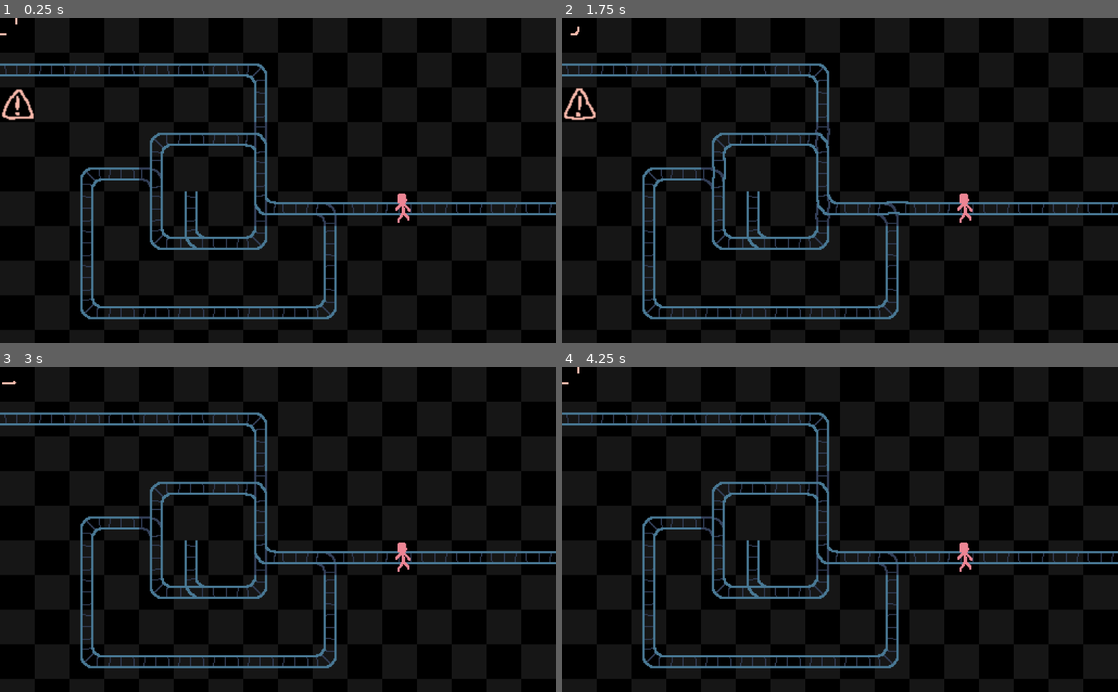
Above: before the commit, frames 1-4 (two rows, left to right).
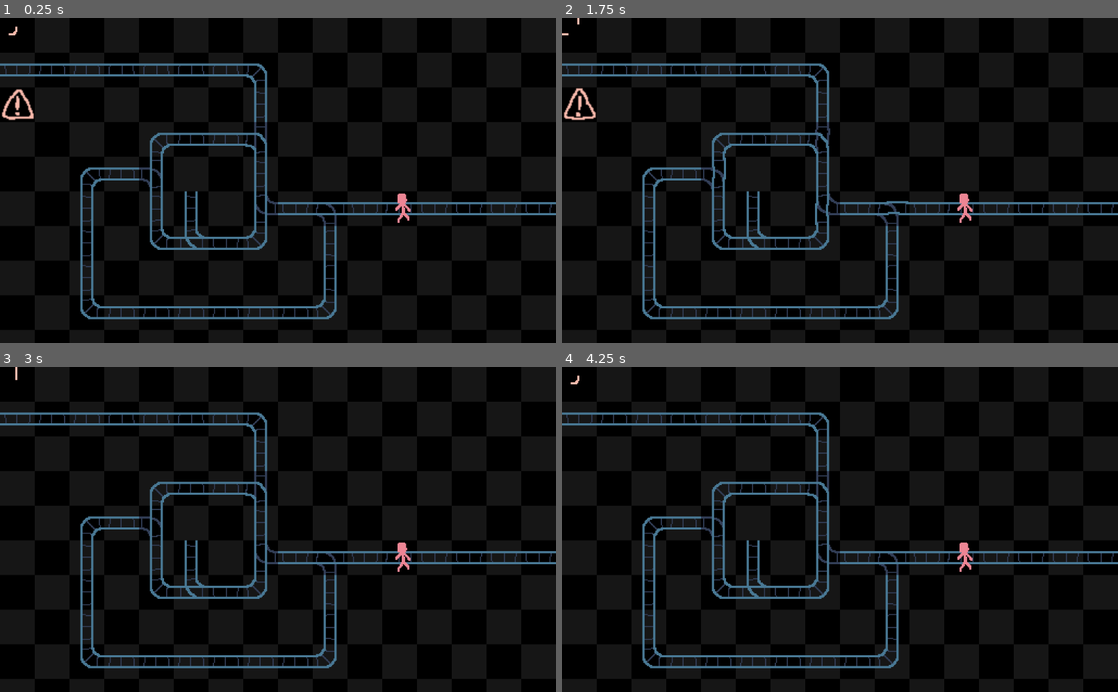
Above: after the commit, the same moments.

Repository: albertnez/ld50
Game: Godot game, scene res://scenes/levels/easy/wider_reverse.tscn
The game is run twice, just before and just after one commit, with the same random seed, the same clock (stepped at 60 frames per second) and the same inputs. This scene is started directly instead of the project's main scene.
Inputs (mouse positions are in pixels of both pictures, inside the frame that each line leads up to):
- Up to frame 1 (0.25 s): no input
- Up to frame 2 (1.75 s): tap Enter (restart) at 0.5 s; move the mouse to (962, 164) at 0.52 s; hold Right (ui_right) 0.53-1.28 s; move the mouse to (728, 196) at 1.27 s; hold Down (ui_down) from 1.28 s (still down)
- Up to frame 3 (3 s): move the mouse to (333, 458) at 2.02 s; release Down (ui_down) at 2.03 s; hold Right (ui_right) 2.03-2.78 s; move the mouse to (250, 594) at 2.77 s; hold F (fast_forward) from 2.78 s (still down)
- Up to frame 4 (4.25 s): move the mouse to (1006, 578) at 3.52 s; release F (fast_forward) at 3.53 s; hold Left (ui_left) from 3.53 s (still down)

The runs differ from the first frame. In frame 1, 0.2% of the frame differs, in the area x 0-50%, y 0-65%; in frame 2, 0.2%; in frame 3, 0.2%; in frame 4, 0.2%.

Commit message:
update levels

Diff:
--- a/scenes/global_state.gd
+++ b/scenes/global_state.gd
@@ -47,10 +47,10 @@
 	preload("res://scenes/levels/easy/wider_reverse.tscn"),
 
 	# Medium
+	preload("res://scenes/levels/medium/reverse_with_detour.tscn"),
 	preload("res://scenes/levels/medium/two_train_delay_one.tscn"),
 
 	# Others
-	preload("res://scenes/levels/level08.tscn"),
 	#10
 	preload("res://scenes/levels/medium/density.tscn"),
 	# Hard
--- a/scenes/levels/easy/wider_reverse.tscn
+++ b/scenes/levels/easy/wider_reverse.tscn
@@ -3,7 +3,7 @@
 [ext_resource path="res://scenes/tilemap.tscn" type="PackedScene" id=1]
 
 [node name="TileMap" instance=ExtResource( 1 )]
-tile_data = PoolIntArray( 4, 536870913, 131072, 131071, 1, 1 …(463 unchanged characters)… 5, -1073741823, 0, 327687, -2147483647, 2, 327688, 1, 0, 327689, 1, 1, 327690, 53 …(455 unchanged characters)…
+tile_data = PoolIntArray( 4, 536870913, 131072, 131071, 1, 1 …(463 unchanged characters)… 5, -1073741823, 0, 327687, -2147483647, 1, 327688, 1, 0, 327689, 1, 1, 327690, 53 …(455 unchanged characters)…
 TROLLEY_WAIT_TIME = 3.0
 
 [node name="DefaultLabel" parent="Control" index="0"]
@@ -13,7 +13,7 @@
 margin_bottom = 66.0
 
 [node name="ActionHoverIndicator" parent="." index="5"]
-frame = 3
+frame = 8
 
 [node name="LevelTileHintSprite" parent="." index="7"]
-frame = 8
+frame = 0
--- a/scenes/levels/level08.tscn
+++ /dev/null
@@ -1,19 +0,0 @@
-[gd_scene load_steps=2 format=2]
-
-[ext_resource path="res://scenes/tilemap.tscn" type="PackedScene" id=1]
-
-[node name="TileMap" instance=ExtResource( 1 )]
-tile_data = PoolIntArray( 4, 536870913, 131072, 65540, 536870913, 3, 65541, 536870913, 0, 65542, -536870911, 3, 131074, 536870913, 3, 131075, 536870913, 0, 131076, -536870911, 2, 131078, -536870911, 0, 196608, 1, 196609, 196610, -536870911, 0, 196612, -2147483647, 0, 196614, -536870911, 0, 327679, 1, 196608, 262144, 536870913, 0, 262145, 1610612737, 0, 262146, 1073741825, 1, 262147, 536870913, 2, 262148, -1610612735, 1, 262150, -2147483647, 1, 262151, 1, 0, 262152, 1, 0, 262153, 1, 0, 262154, 1, 0, 262155, 536870913, 65536, 262156, 1, 0, 262157, 1, 0, 262158, 1, 0, 262159, 1, 0, 327683, -2147483647, 0, 327684, -2147483647, 0, 327686, -2147483647, 0, 393219, -2147483647, 3, 393220, 1610612737, 2, 393221, 1, 0, 393222, -1610612735, 3 )
-TROLLEY_WAIT_TIME = 3.0
-
-[node name="DefaultLabel" parent="Control" index="0"]
-margin_left = 6.0
-margin_top = 11.0
-margin_right = 328.0
-margin_bottom = 66.0
-
-[node name="ActionHoverIndicator" parent="." index="5"]
-frame = 0
-
-[node name="LevelTileHintSprite" parent="." index="7"]
-frame = 9
--- /dev/null
+++ b/scenes/levels/medium/reverse_with_detour.tscn
@@ -0,0 +1,19 @@
+[gd_scene load_steps=2 format=2]
+
+[ext_resource path="res://scenes/tilemap.tscn" type="PackedScene" id=1]
+
+[node name="TileMap" instance=ExtResource( 1 )]
+tile_data = PoolIntArray( 4, 536870913, 131072, 65540, 536870913, 3, 65541, 536870913, 0, 65542, -536870911, 3, 131074, 536870913, 3, 131075, 536870913, 0, 131076, -536870911, 2, 131078, -536870911, 0, 196608, 1, 196609, 196610, -536870911, 0, 196612, -2147483647, 0, 196614, 536870913, 131074, 196615, 536870913, 0, 196616, -536870911, 3, 327679, 1, 196608, 262144, 536870913, 0, 262145, 1610612737, 0, 262146, 1073741825, 1, 262147, 536870913, 2, 262148, -1610612735, 1, 262150, 536870913, 131073, 262151, 1, 0, 262152, 1073741825, 1, 262153, 1, 0, 262154, 1, 0, 262155, 536870913, 65536, 262156, 1, 0, 262157, 1, 0, 262158, 1, 0, 262159, 1, 0, 327683, -2147483647, 0, 327684, -2147483647, 65536, 327686, -2147483647, 0, 393219, -2147483647, 3, 393220, 1610612737, 2, 393221, 1, 0, 393222, -1610612735, 3 )
+TROLLEY_WAIT_TIME = 3.0
+
+[node name="DefaultLabel" parent="Control" index="0"]
+margin_left = 6.0
+margin_top = 11.0
+margin_right = 328.0
+margin_bottom = 66.0
+
+[node name="ActionHoverIndicator" parent="." index="5"]
+frame = 8
+
+[node name="LevelTileHintSprite" parent="." index="7"]
+frame = 5
